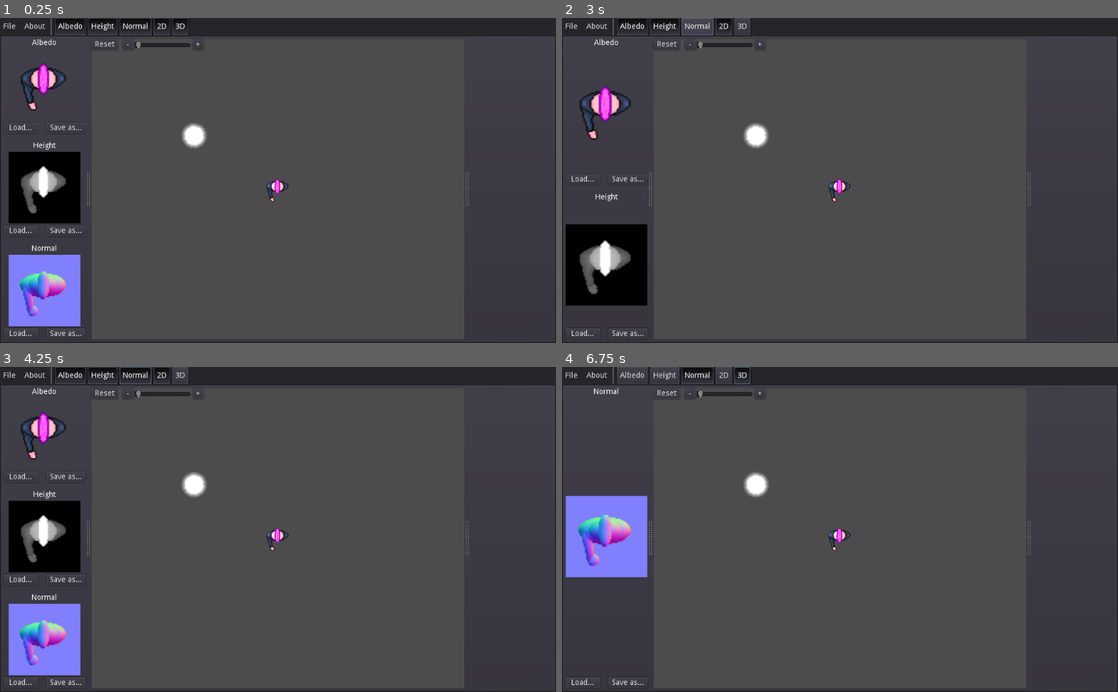
Above: before the commit, frames 1-4 (two rows, left to right).
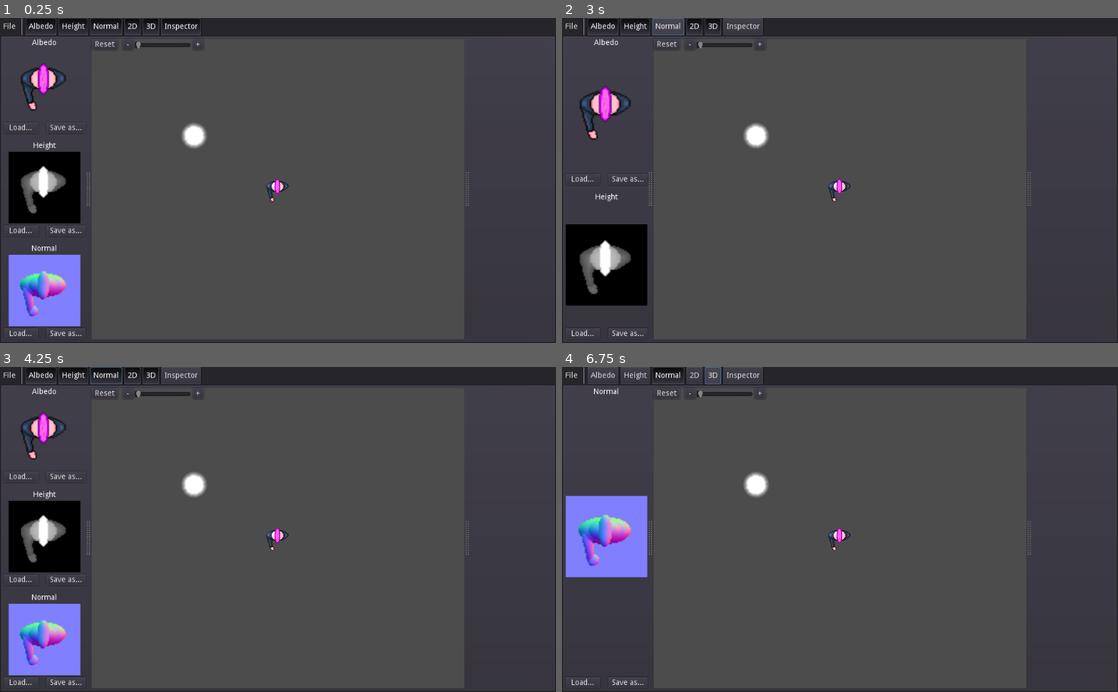
Above: after the commit, the same moments.

Repository: gilzoide/raise-and-shine
Game: Godot game, scene res://mainUI/Main.tscn
Two runs of this game, one before a commit and one after it. Both use one fixed random seed, a clock stepped at 60 frames per second and the inputs below.
Inputs (mouse positions are in pixels of both pictures, inside the frame that each line leads up to):
- Up to frame 1 (0.25 s): no input
- Up to frame 2 (3 s): click "File" at 0.5 s; click (595, 27) at 1.25 s, where only the run before the commit has a clickable "About"; click (745, 27) at 2 s, where only the run after the commit has a clickable "Inspector"; click "Normal" at 2.75 s
- Up to frame 3 (4.25 s): click "Normal" at 3.5 s
- Up to frame 4 (6.75 s): click "Albedo" at 4.25 s; click "Height" at 5 s; click "2D" at 5.75 s; click "3D" at 6.5 s

The runs differ from the first frame. In frame 1, 0.5% of the frame differs, in the area x 3-37%, y 0-6%; in frame 2, 0.9%; in frame 3, 0.6%; in frame 4, 0.9%.

Commit message:
Fix quit shortcut, remove unused "About" menu

Diff:
--- a/src/mainUI/FileMenuButton.gd
+++ b/src/mainUI/FileMenuButton.gd
@@ -11,7 +11,7 @@
 func _ready() -> void:
 	var popup = get_popup()
 	popup.add_item("Quit", QUIT)
-	popup.set_item_shortcut(QUIT, load("res://mainUI/FileMenuButton/Quit_shortcut.tres"))
+	popup.set_item_shortcut(QUIT, load("res://shortcuts/Quit_shortcut.tres"))
 	popup.connect("id_pressed", self, "_on_item_pressed")
 
 func _on_item_pressed(id: int) -> void:
--- a/src/mainUI/Main.tscn
+++ b/src/mainUI/Main.tscn
@@ -39,23 +39,14 @@
 "_edit_use_anchors_": false
 }
 
-[node name="MenuButton2" type="MenuButton" parent="MainPanel/MenuBar"]
+[node name="VSeparator" type="VSeparator" parent="MainPanel/MenuBar"]
 margin_left = 39.0
-margin_right = 89.0
-margin_bottom = 32.0
-text = "About"
-__meta__ = {
-"_edit_use_anchors_": false
-}
-
-[node name="VSeparator" type="VSeparator" parent="MainPanel/MenuBar"]
-margin_left = 93.0
-margin_right = 97.0
+margin_right = 43.0
 margin_bottom = 32.0
 
 [node name="ToggleAlbedo" type="Button" parent="MainPanel/MenuBar"]
-margin_left = 101.0
-margin_right = 158.0
+margin_left = 47.0
+margin_right = 104.0
 margin_bottom = 32.0
 hint_tooltip = "Toggle albedo map editor"
 toggle_mode = true
@@ -64,8 +55,8 @@
 text = "Albedo"
 
 [node name="ToggleHeight" type="Button" parent="MainPanel/MenuBar"]
-margin_left = 162.0
-margin_right = 216.0
+margin_left = 108.0
+margin_right = 162.0
 margin_bottom = 32.0
 hint_tooltip = "Toggle heightmap editor"
 toggle_mode = true
@@ -74,8 +65,8 @@
 text = "Height"
 
 [node name="ToggleNormal" type="Button" parent="MainPanel/MenuBar"]
-margin_left = 220.0
-margin_right = 279.0
+margin_left = 166.0
+margin_right = 225.0
 margin_bottom = 32.0
 rect_pivot_offset = Vector2( 509.5, 316.5 )
 hint_tooltip = "Toggle normal map editor"
@@ -85,8 +76,8 @@
 text = "Normal"
 
 [node name="Toggle2D" type="Button" parent="MainPanel/MenuBar"]
-margin_left = 283.0
-margin_right = 313.0
+margin_left = 229.0
+margin_right = 259.0
 margin_bottom = 32.0
 hint_tooltip = "Toggle 2D scene visualizer"
 toggle_mode = true
@@ -94,13 +85,22 @@
 text = "2D"
 
 [node name="Toggle3D" type="Button" parent="MainPanel/MenuBar"]
-margin_left = 317.0
-margin_right = 347.0
+margin_left = 263.0
+margin_right = 293.0
 margin_bottom = 32.0
 hint_tooltip = "Toggle 3D scene visualizer"
 toggle_mode = true
 pressed = true
 text = "3D"
+
+[node name="ToggleInspector" type="Button" parent="MainPanel/MenuBar"]
+margin_left = 297.0
+margin_right = 370.0
+margin_bottom = 32.0
+hint_tooltip = "Toggle inspector"
+toggle_mode = true
+pressed = true
+text = "Inspector"
 
 [node name="WorkbenchPanel" type="PanelContainer" parent="MainPanel"]
 anchor_right = 1.0
